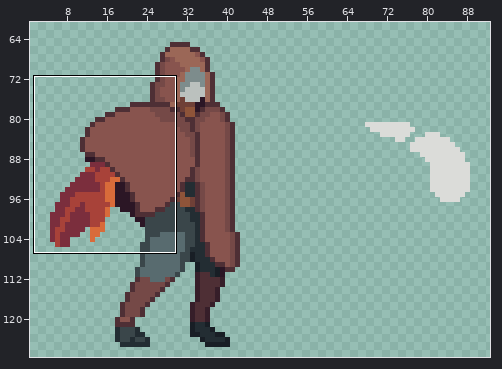
Pixel-art file: Personal_Roberto/ASEPRITE/1. Liora/Liora_Cangrejo.aseprite. Above, an overview of the earlier version with the close-up marked.
Close-up. Earlier state:
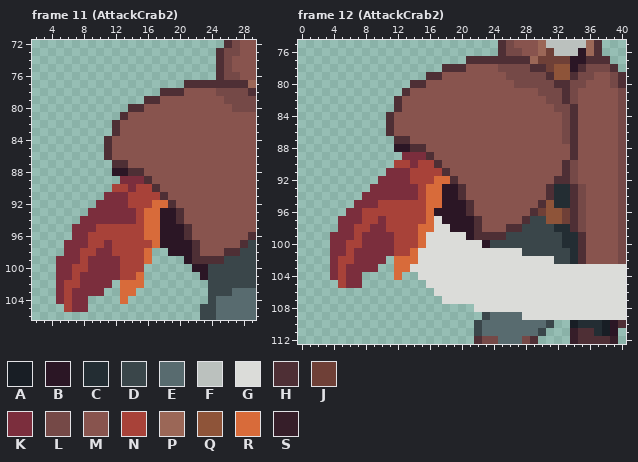
128x128 pixels, 34 frames. Shown: frame 11 (AttackCrab2): x 2..29, y 72..106; frame 12 (AttackCrab2): x 0..40, y 75..112. The wide view leaves out empty margins. The commit also changed other frames or places, which this record leaves out.
Visible layers, top first: "Layer 2", "Layer 1", "Capa", "Flattened".
Palette (. is transparent): A #181e25  B #2b1625  C #232d33  D #3a464a  E #586b6f  F #bbc1be  G #dbdcd9  H #4e2f35  J #6f4037  K #7b2e3d  L #754947  M #88544e  N #a84239  P #9b6757  Q #8e5439  R #d86b3a  S #361e29
Pixels before, frame 11 (AttackCrab2), first column x 5:
 72 .....................HLMM
 73 ....................HLLMM
 74 ....................HLMMM
 75 ....................HLMMM
 76 ....................HLLMM
 77 ................HHHHHHHHP
 78 .............HHHMMMMLLLLH
 79 ...........HHMMMMMMMMLLLL
 80 .........HHMMMMMMMMMMMLLL
 81 ........HMMMMMMMMMMMMMMMM
 82 .......HMMMMMMMMMMMMMMMMM
 83 .......HMMMMMMMMMMMMMMMMM
 84 ......HMMMMMMMMMMMMMMMMMM
 85 ......HMMMMMMMMMMMMMMMMMM
 86 ......HMMMMMMMMMMMMMMMMMM
 87 .......HHMMMMMMMMMMMMMMMM
 88 .......BBHHMMMMMMMMMMMMMM
 89 ........KKKHMMMMMMMMMMMMM
 90 .......NNKNNHMMMMMMMMMMMM
 91 ......KKKNNNNHMMMMMMMMMMM
 92 .....KKKKNNNRRHMMMMMMMMMM
 93 ....KKKKKKNRRBBHMMMMMMMMM
 94 ...KKKKKKKNRRBBHMMMMMMMMM
 95 ..KKKNNNNNNRRBBBHMMMMMMMM
 96 ..KKNNNNNNNRRBBBHMMMMMMMH
 97 .KKKNNKNNNNNRBBBBHMMMMMHD
 98 .KKNNKKNNNNR..BBBHMMMHHDD
 99 KKKNKKKKNNNR....BHHHHDDDD
100 KKNNKKKKNNN......BBDDDDDD
101 KKNKKKKKNNR.......BDDDDDD
102 KNNKKKK.RRR........DDDDDD
103 KNKKKK..RR.........DDDEEE
104 KNKK....R..........DEEEEE
105 .NKK..............DDEEEEE
106 ..................DDEEEEE
Pixels before, frame 12 (AttackCrab2), first column x 4:
 75 .....................HLMMMPFFFFFPH...
 76 .....................HLLMMPJFFFBPH...
 77 .................HHHHHHHHPJJJJBBHHH..
 78 ..............HHHMMMMLLLLHHJQQBHLLLH.
 79 ............HHMMMMMMMMLLLLLHQQHLLMMLH
 80 ..........HHMMMMMMMMMMMLLLLLHHLLMMMLH
 81 .........HMMMMMMMMMMMMMMMMLLLHLMMMMML
 82 ........HMMMMMMMMMMMMMMMMMMLLHLMMMMML
 83 ........HMMMMMMMMMMMMMMMMMMMLLHMMMMML
 84 .......HMMMMMMMMMMMMMMMMMMMMMLHMMMMML
 85 .......HMMMMMMMMMMMMMMMMMMMMMLHMMMMML
 86 .......HMMMMMMMMMMMMMMMMMMMMMLHMMMMML
 87 ........HHMMMMMMMMMMMMMMMMMMMLHMMMMML
 88 ........BBHHMMMMMMMMMMMMMMMMMMHMMMMML
 89 .........KKKHMMMMMMMMMMMMMMMMMHMMMMML
 90 ........NNKNNHMMMMMMMMMMMMMMMHLMMMMML
 91 .......KKKNNNNHMMMMMMMMMMMMMMHLMMMMML
 92 ......KKKKNNNRRHMMMMMMMMMMMMHHLMMMMML
 93 .....KKKKKKNRRBBHMMMMMMMMMMHCCHLMMMML
 94 ....KKKKKKKNRRBBHMMMMMMMMMMHCCHLMMMML
 95 ...KKKNNNNNNRRBBBHMMMMMMMMHQCCHLMMMML
 96 ..KKNNNNNNNNRBBBBHMMMMMMMHJQQJHLMMMML
 97 .KKKNNKNNNNNRGBBBBHMMMMMHDDQQJHLMMMML
 98 .KKNNKKNNNNRRGGBBBHMMMHHDDDDCCHLMMMML
 99 KKKNKKKKNNNRGGGGGBHHHHDDDDDDDCCHMMMML
100 KKNNKKKKNNNRGGGGGGGBDDDDDDDDDCCHMMMML
101 KKNKKKKKNNRGGGGGGGGGGGGGDDDDDDCHMMMML
102 KNNKKKK.RRRGGGGGGGGGGGGGGGGGDDCHMMMML
103 KNKKKK..RRGGGGGGGGGGGGGGGGGGGGGGGGGGG
104 KNKK....R..GGGGGGGGGGGGGGGGGGGGGGGGGG
105 .NKK........GGGGGGGGGGGGGGGGGGGGGGGGG
106 .............GGGGGGGGGGGGGGGGGGGGGGGG
107 ..............GGGGGGGGGGGGGGGGGGGGGGG
108 ..................GGGGGGGGGGGGGGGGGGG
109 ...................DEEEEGGGGGGGGGGGGG
110 ..................DEEEEEEEED..ACCCABH
111 ..................DEEEEEEED...SHHCAB.
112 ..................HLLEEELH....SHHHHS.
Once edited:
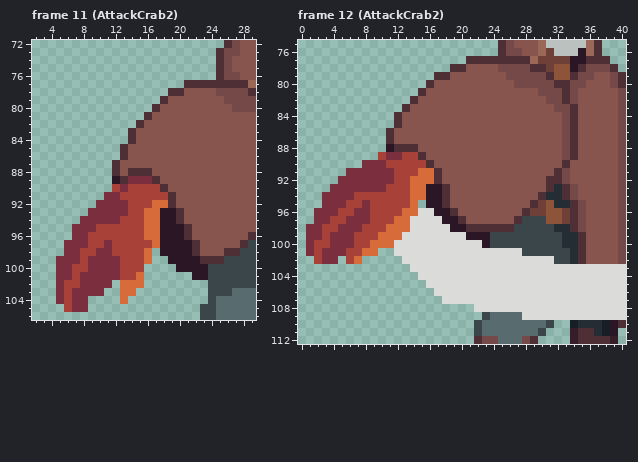
Change:
Frame 11 (AttackCrab2), layers "Layer 2", "Flattened":
y 78: x 18 H -> .
y 79: x 16..18 HHM -> ..H
y 80: x 14..17 HHMM -> ...H
y 81: x 13..16 HMMM -> ...H
y 82: x 12..15 HMMM -> ...H
y 83: x 12..14 HMM -> ..H
y 84: x 11..14 HMMM -> ...H
y 85..86: x 11..13 HMM -> ..H
y 87: x 13 H -> M
y 88: x 12..13 BB -> HM; x 16 M -> H
y 89: x 12..13 .K -> BH; x 16..17 HM -> KH
y 90: x 13..14 NK -> KN; x 17..18 HM -> NH
y 91: x 13 K -> N; x 18..19 HM -> NH
y 93: x 14 K -> N
y 94: x 13..14 KK -> NN
y 98: x 18 . -> B
y 99: x 19..20 .. -> BB; x 22 H -> B
y 100: x 20..21 .. -> BB
y 101: x 22 . -> B
Frame 12 (AttackCrab2), layers "Layer 2", "Flattened":
y 78: x 18 H -> .
y 79: x 16 H -> .; x 18 M -> H
y 80: x 14..16 HHM -> ..H
y 81: x 13..15 HMM -> ..H
y 82: x 12..14 HMM -> ..H
y 83: x 12..13 HM -> .H
y 84..85: x 11..12 HM -> .H
y 87: x 11..13 .HH -> HMM
y 88: x 11..13 .BB -> BHH; x 15 H -> M; x 33 M -> L
y 89: x 10..16 ...KKKH -> NKKNNHM; x 33 M -> L
y 90: x 8..11 .... -> KKKN; x 14 K -> N; x 16..17 NH -> HM; x 34 L -> M
y 91: x 6..10 ..... -> KKKKK; x 12..13 KK -> NN; x 15..18 NNNH -> RRHM; x 32..34 MHL -> HLM
y 92: x 5..9 ..... -> KKKKK; x 12..19 KKNNNRRH -> NNRRRHMM; x 31 M -> H; x 33..34 HL -> LM
y 93: x 4..8 ..... -> KKKKK; x 11..20 KKKKNRRBBH -> NNNRRBBHMM; x 33..35 CHL -> HLM
y 94: x 3..20 .....KKKKKKKNRRBBH -> KKKKNNNNNNNRRBBHMM; x 30..31 MH -> HC; x 33..35 CHL -> HLM
y 95: x 3..7 ....K -> KKKNN; x 9 K -> N; x 14..21 NNRRBBBH -> R.BBHMMM; x 29..30 MH -> HJ
y 96: x 2..6 ....K -> KKKNN; x 8 N -> K; x 13..16 NNNR -> RRGG; x 19..21 BBH -> HMM; x 28..29 MH -> HJ
y 97: x 2..5 ...K -> KKNN; x 8 N -> K; x 10 K -> N; x 12..16 NNNNR -> RRGGG; x 20..22 BBH -> HMM; x 27..28 MH -> HD
y 98: x 1..4 .... -> KKNN; x 7 N -> K; x 9..16 KKNNNNRR -> NNRRRGGG; x 21 B -> H; x 23..25 MMM -> HHH; x 27 H -> D
y 99: x 1..3 ... -> KKN; x 8..15 KKKKNNNR -> NNRRRGGG; x 22..25 HHHH -> BBDD
y 100: x 1..3 ... -> KNN; x 6 N -> K; x 8..15 KKKKNNNR -> NRRRGGGG
y 101: x 1..3 ... -> KNK; x 7..14 KKKKKNNR -> NRR..GGG
y 102: x 2..3 .. -> NK; x 5 N -> .; x 7..10 KKKK -> R...; x 12..14 RRR -> .GG
y 103: x 4..9 KNKKKK -> ......; x 12..13 RR -> ..
y 104: x 4..7 KNKK -> ....; x 12 R -> .
y 105: x 5..7 NKK -> ...
